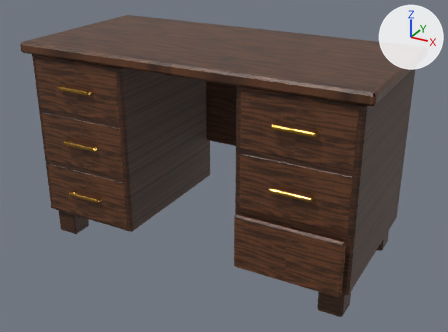
Renders of the glTF model laboratorio-ra/escrivaninha-gaveta.glb from each side of a commit.
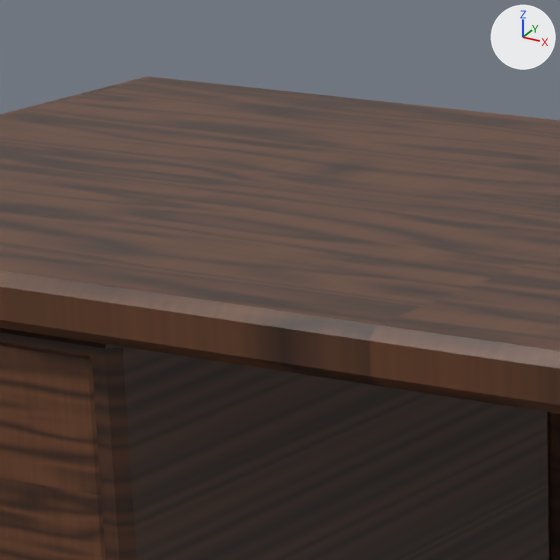
The first picture shows the older version from a 50 mm lens placed at (1.046, -1.878, 1.245), pointed at (0.032, -0.033, 0.323). The close-ups show the older and then the newer version on the part from 22% to 46% of the width and 0% to 33% of the height of that picture. Only the edits that show in the close-ups are written down. Lighting does not change. The marker at upper right points along +X, +Y and +Z. Where no turn or scale is listed for an object, it has been applied to the vertices.

Script lines for the objects in view, before the commit:
```python
mat_metal = principled_material('Metal')
mat_metal.texture = img_image_3
mat_metal.metallic = 0.85
mat_metal.roughness = 0.26
me_gavetas = bpy.data.meshes.new('Gavetas')
me_gavetas.from_pydata(...)  # 120 vertices, 180 faces; spans x -0.597..0.597, y -0.294..-0.278, z 0.11..0.717
me_gavetas.materials.append(mat_gavetas)  # picture img_image_2
me_madeira = bpy.data.meshes.new('Madeira')
me_madeira.from_pydata(...)  # 168 vertices, 252 faces; spans x -0.612..0.612, y -0.292..0.292, z 0.0..0.727
me_madeira.materials.append(mat_madeira)  # picture img_image_1
me_tampo = bpy.data.meshes.new('Tampo')
me_tampo.from_pydata(...)  # 24 vertices, 36 faces; spans x -0.64..0.64, y -0.315..0.315, z 0.727..0.765
me_tampo.materials.append(mat_tampo)  # picture img_image_0
ob_gavetas = bpy.data.objects.new('Gavetas', me_gavetas)
ob_gavetas.location = (0.0, 0.0, 0.0)
ob_madeira = bpy.data.objects.new('Madeira', me_madeira)
ob_madeira.location = (0.0, 0.0, 0.0)
ob_tampo = bpy.data.objects.new('Tampo', me_tampo)
ob_tampo.location = (0.0, 0.0, 0.0)
```
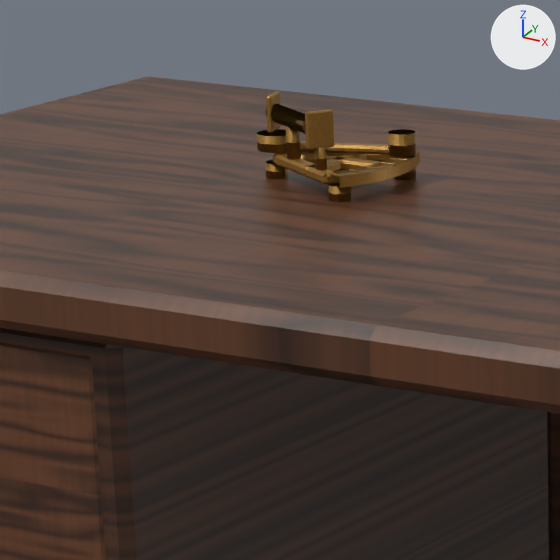
What differs and where, as boxes (x1, y1, x2, y2) in the close-ups (560 x 560 px):
'Sextante', added (brown)
    after: (257, 103, 420, 202)
'Braco', added (brown)
    after: (266, 91, 416, 157)

What changed in the scene script:
```text
Change mat_metal:
    mat_metal.roughness: 0.26 -> 0.42
Add me_braco:
    me_braco.from_pydata(...)  # 82 vertices, 136 faces; spans x -0.0051..0.1004, y -0.0112..0.0394, z 0.02..0.06
    me_braco.materials.append(mat_metal)  # picture img_image_3
Add me_sextante:
    me_sextante.from_pydata(...)  # 651 vertices, 1112 faces; spans x -0.013..0.105, y -0.0525..0.0525, z 0.0..0.06
    me_sextante.materials.append(mat_metal)  # picture img_image_3
Add ob_braco:
    ob_braco = bpy.data.objects.new('Braco', me_braco)
    ob_braco.location = (-0.3, 0.02, 0.765)
Add ob_sextante:
    ob_sextante = bpy.data.objects.new('Sextante', me_sextante)
    ob_sextante.location = (-0.3, 0.02, 0.765)
```
